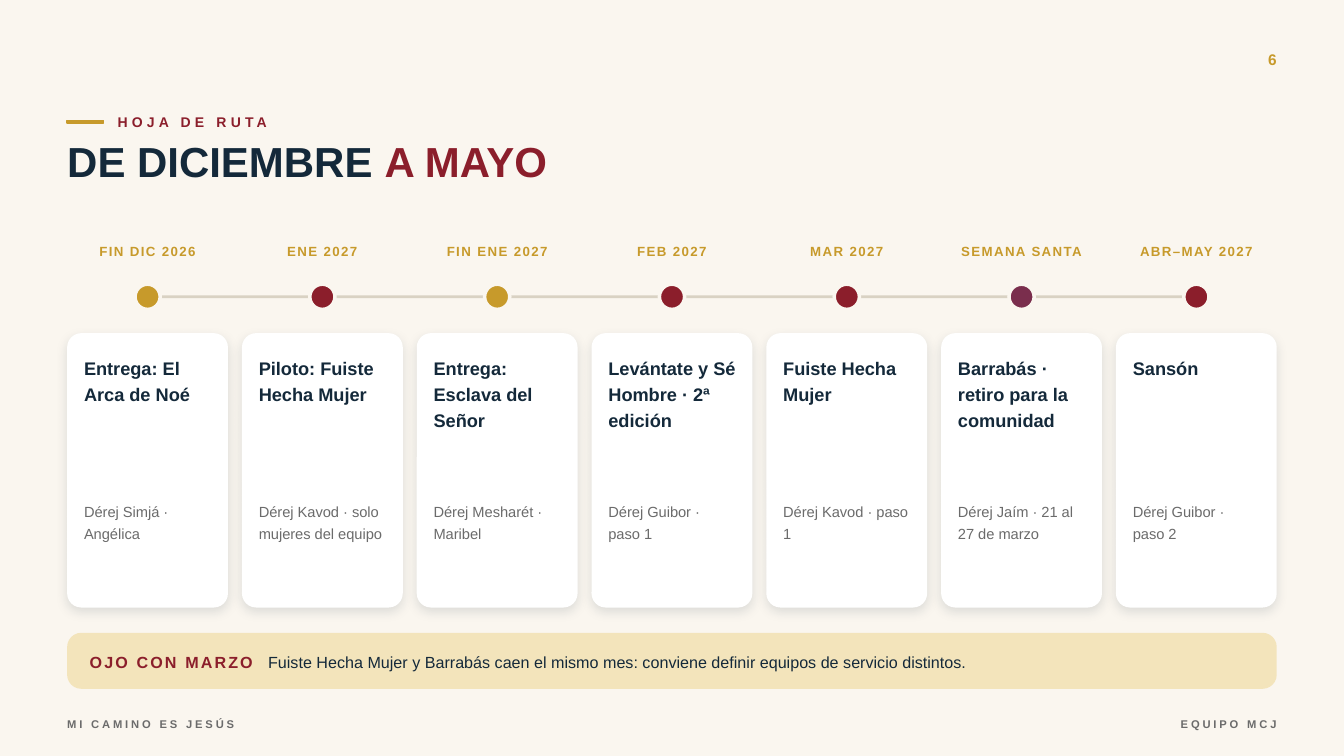
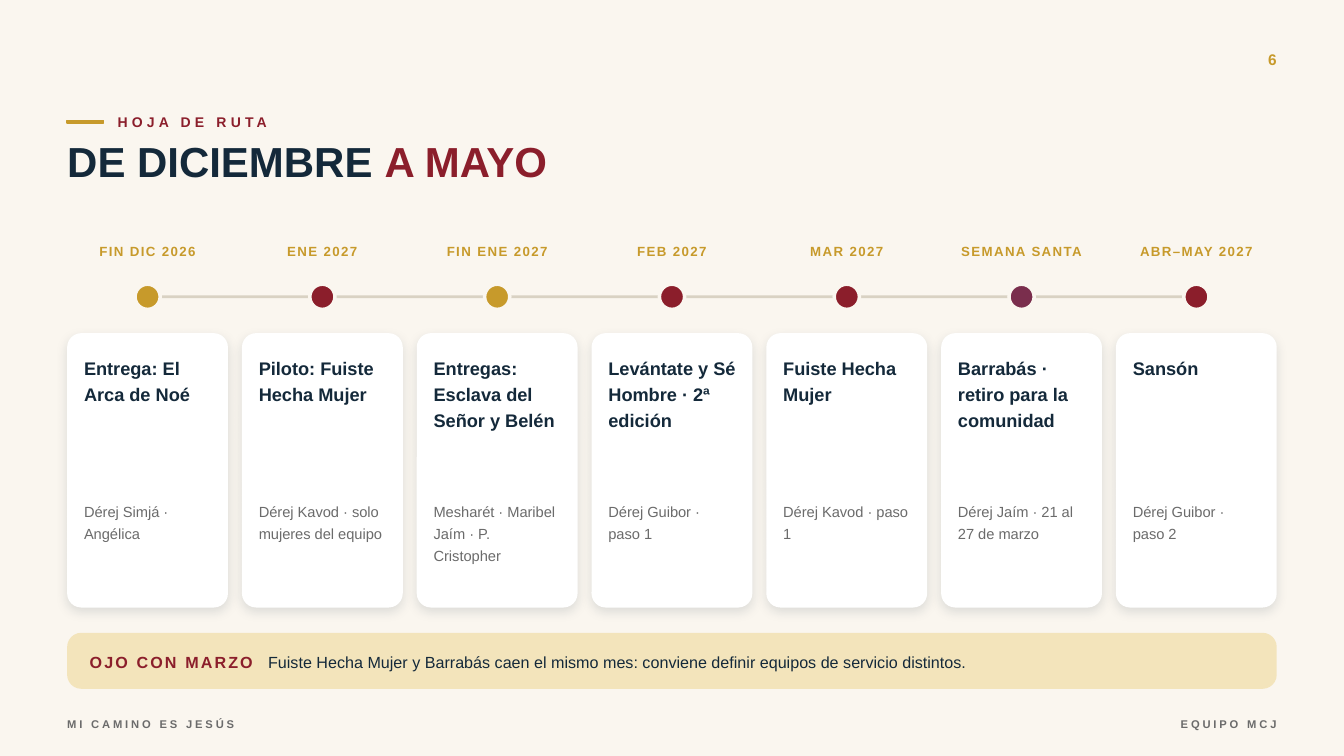
Before and after one commit to iikno/micaminoesjesus, a slide deck: slide 6 of presentacion/MCJ-Presentacion-Equipo.pptx. Drawn at 1344x756 pixels with LibreOffice and Linux fonts; fonts in the diff are those of the drawing; background and template pictures are left out. Boxes give left, top, right and bottom in pixels: in the first picture for what was removed or moved away, otherwise in the second. Text is boxed around its words. In the diff, an @@ line names an element or a change of style, - is before the commit and + after.

```diff
--- a/presentacion/MCJ-Presentacion-Equipo.pptx
+++ b/presentacion/MCJ-Presentacion-Equipo.pptx
@@ text at bbox=[434, 362, 554, 431]: text changed @@
-Entrega: Esclava del Señor
+Entregas: Esclava del Señor y Belén
@@ text at bbox=[434, 506, 555, 564]: text changed @@
-Dérej Mesharét · Maribel
+Mesharét · Maribel
+Jaím · P. Cristopher
```
Also in this commit, not shown: 8 other slides changed, 2 slides added, 2 other files.
